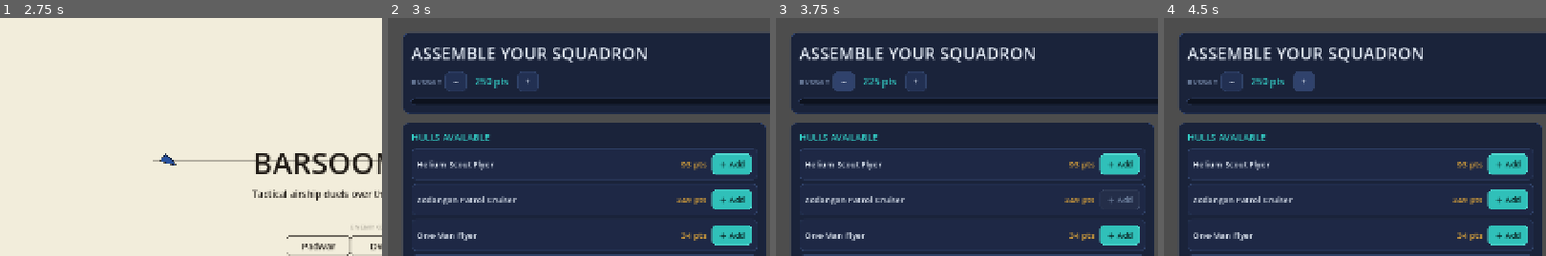
Above: before the commit, frames 1-4 (left to right).
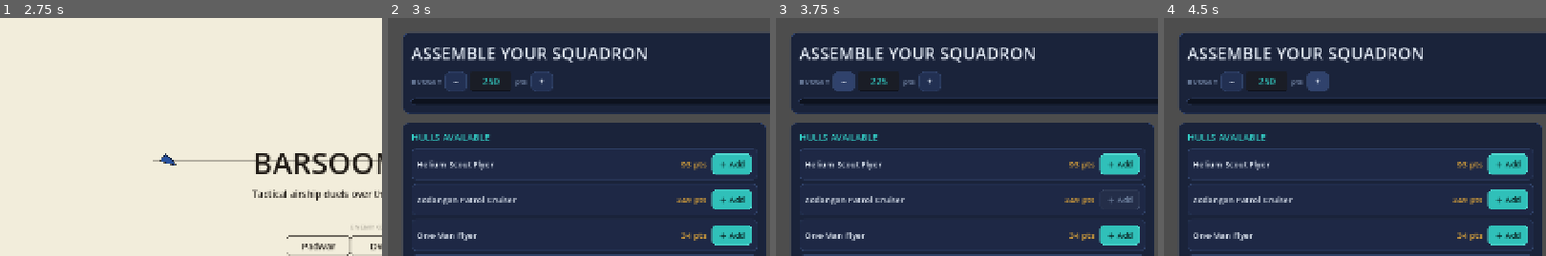
Above: after the commit, the same moments.

Repository: pklinker/martian-flyers
Game: Godot game, scene res://ui/main_menu.tscn
Same seed, same stepped clock (60 frames per second), same inputs: the game is played once before the commit and once after it.
Inputs:
- Up to frame 1 (2.75 s): click "Padwar" at 0.5 s; click "Dwar" at 1.25 s; click "Odwar" at 2 s
- Up to frame 2 (3 s): click "Build Fleet" at 2.75 s
- Up to frame 3 (3.75 s): click "–" at 3.5 s
- Up to frame 4 (4.5 s): click "+" at 4.25 s
The pictures show only the part of the screen within x 0-50%, y 0-50%; the shares and areas given below are measured in that part.

Frame 1 is identical in both runs. In frame 2, 0.4% of the frame differs, in the area x 22-44%, y 22-31%; in frame 3, 0.4%; in frame 4, 0.8%.

Commit message:
Fleet points can be changed via text edit.

Diff:
--- a/ui/fleet_builder_screen.gd
+++ b/ui/fleet_builder_screen.gd
@@ -47,7 +47,7 @@
 var _player: Array[StringName] = []
 
 # Node handles (assigned during _build_ui — the code-built equivalent of @onready).
-var budget_label: Label
+var budget_edit: LineEdit
 var spent_label: Label
 var launch_btn: Button
 var catalog_list: VBoxContainer
@@ -115,12 +115,20 @@
 	v.add_child(row)
 	row.add_child(_muted("BUDGET", 14))
 	row.add_child(_stepper("–", _budget_step.bind(-1)))
-	budget_label = Label.new()
-	budget_label.add_theme_font_size_override("font_size", 18)
-	budget_label.add_theme_color_override("font_color", COL_ACCENT)
-	budget_label.custom_minimum_size = Vector2(80, 0)
-	budget_label.horizontal_alignment = HORIZONTAL_ALIGNMENT_CENTER
-	row.add_child(budget_label)
+	# Editable budget: type a value directly (faster than stepping by 25), or use
+	# the +/- buttons. Commits on Enter or when the field loses focus, clamped to
+	# the legal range.
+	budget_edit = LineEdit.new()
+	budget_edit.text = str(_budget)
+	budget_edit.alignment = HORIZONTAL_ALIGNMENT_CENTER
+	budget_edit.custom_minimum_size = Vector2(72, 0)
+	budget_edit.max_length = 5
+	budget_edit.add_theme_font_size_override("font_size", 18)
+	budget_edit.add_theme_color_override("font_color", COL_ACCENT)
+	budget_edit.text_submitted.connect(_on_budget_submitted)
+	budget_edit.focus_exited.connect(func() -> void: _apply_budget_text(budget_edit.text))
+	row.add_child(budget_edit)
+	row.add_child(_muted("pts", 14))
 	row.add_child(_stepper("+", _budget_step.bind(1)))
 	var gap := Control.new()
 	gap.size_flags_horizontal = Control.SIZE_EXPAND_FILL    # pushes spent to the right
@@ -284,6 +292,20 @@
 	_refresh()
 
 
+func _on_budget_submitted(_text: String) -> void:
+	_apply_budget_text(budget_edit.text)
+	budget_edit.release_focus()
+
+
+## Parse the typed budget and commit it, clamped to the legal range. A blank or
+## junk entry falls back to the current budget (the field is rewritten on refresh).
+func _apply_budget_text(text: String) -> void:
+	var trimmed := text.strip_edges()
+	var n := int(trimmed) if trimmed.is_valid_int() else _budget
+	_budget = clampi(n, BUDGET_MIN, BUDGET_MAX)
+	_refresh()
+
+
 func _add_ship(id: StringName) -> void:
 	_player.append(id)
 	_refresh()
@@ -300,7 +322,9 @@
 func _refresh() -> void:
 	var spent := FleetBuilder.roster_cost(_player)
 	var over := spent > _budget
-	budget_label.text = "%d pts" % _budget
+	# Don't fight the user mid-type: only rewrite the field when it isn't focused.
+	if not budget_edit.has_focus():
+		budget_edit.text = str(_budget)
 	spent_label.text = "SPENT  %d / %d" % [spent, _budget]
 	spent_label.add_theme_color_override("font_color", COL_WARN if over else COL_MUTED)
 
